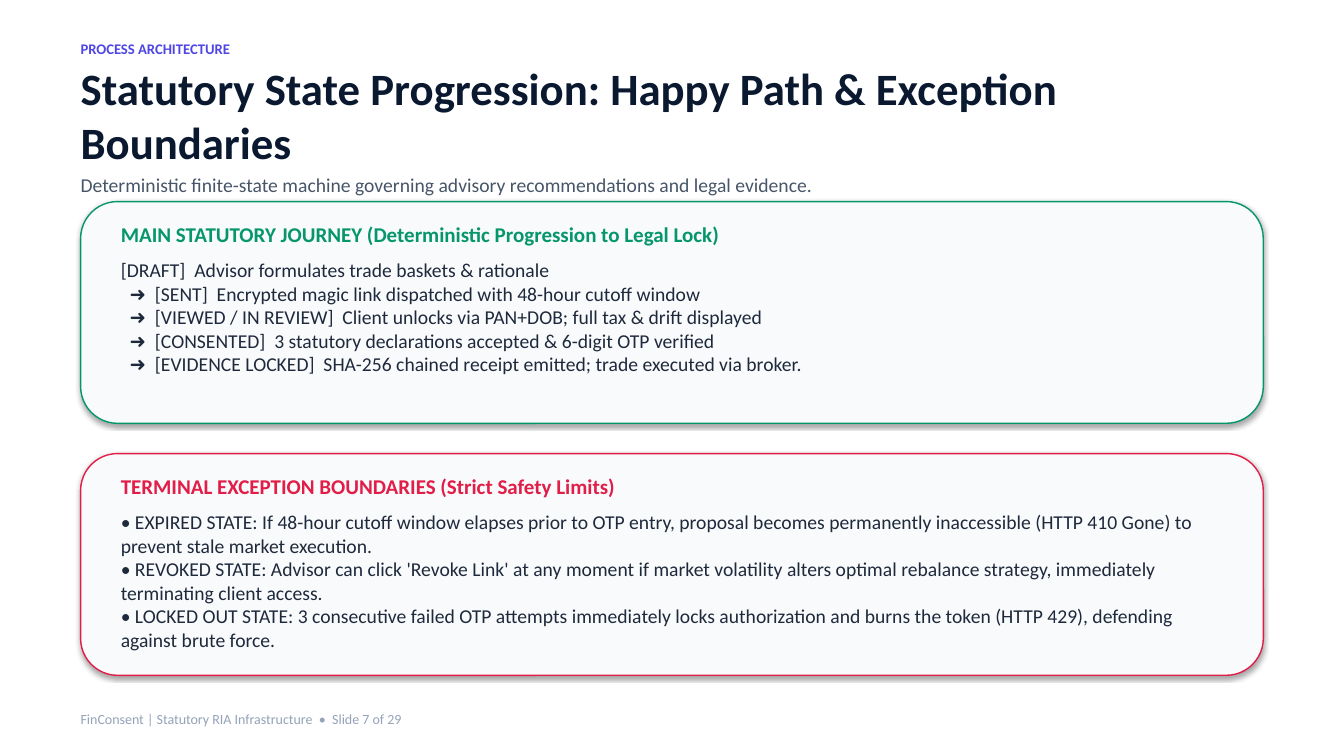
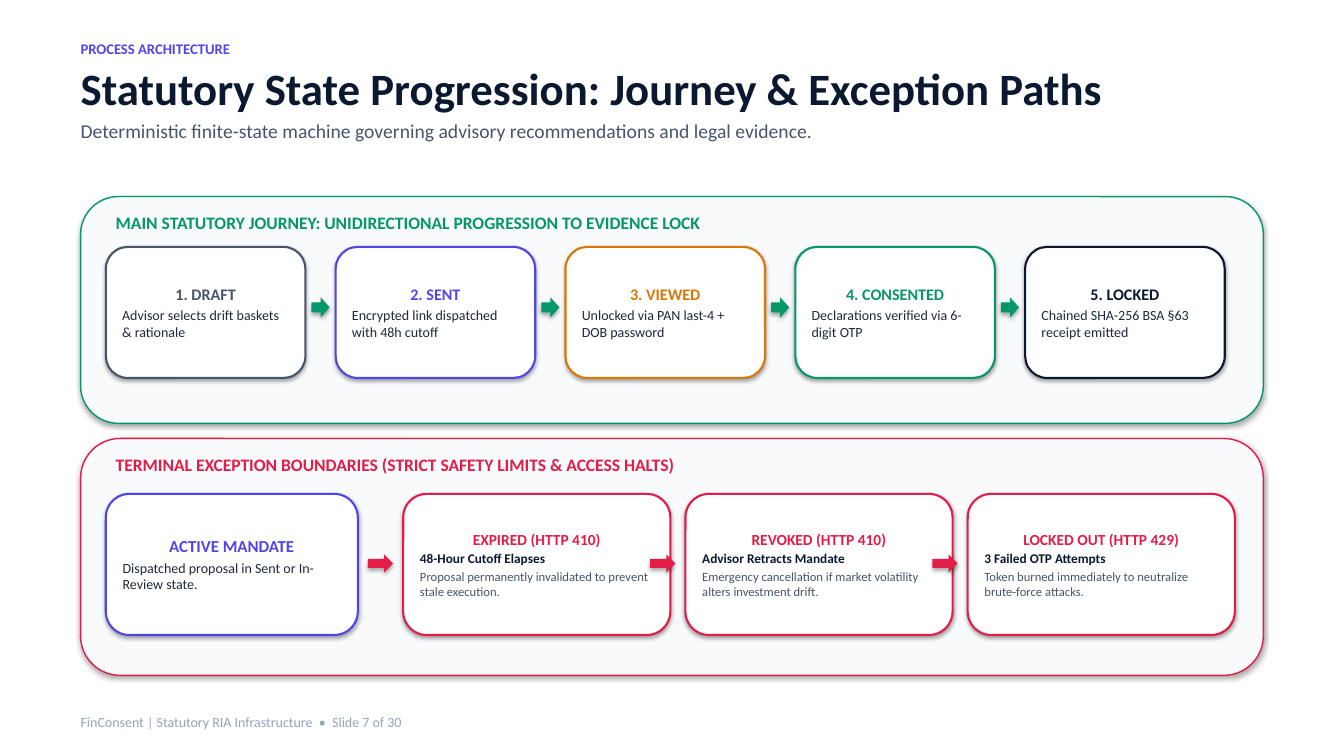
Before and after one commit to AtharvaSDeshpande/FinConsent, a slide deck: slide 7 of FinConsent-Client-Presentation.pptx. Drawn at 1344x756 pixels with LibreOffice and Linux fonts; fonts in the diff are those of the drawing. Boxes give left, top, right and bottom in pixels: in the first picture for what was removed or moved away, otherwise in the second. Text is boxed around its words. In the diff, an @@ line names an element or a change of style, - is before the commit and + after.

```diff
--- a/FinConsent-Client-Presentation.pptx
+++ b/FinConsent-Client-Presentation.pptx
@@ text at bbox=[81, 73, 1101, 113]: text changed @@
-Statutory State Progression: Happy Path & Exception Boundaries
+Statutory State Progression: Journey & Exception Paths
@@ rounded rectangle: place and size @@
-rounded rectangle at bbox=[81, 202, 1263, 423]
+rounded rectangle at bbox=[81, 197, 1263, 423]
@@ text at bbox=[116, 217, 700, 229]: text changed; size 14 to 12.5 pt; text colour #1E293B to #059669; bold on @@
-MAIN STATUTORY JOURNEY (Deterministic Progression to Legal Lock)
-[DRAFT] Advisor formulates trade baskets & rationale
-➜ [SENT] Encrypted magic link dispatched with 48-hour cutoff window
-➜ [VIEWED / IN REVIEW] Client unlocks via PAN+DOB; full tax & drift displayed
-➜ [CONSENTED] 3 statutory declarations accepted & 6-digit OTP verified
-➜ [EVIDENCE LOCKED] SHA-256 chained receipt emitted; trade executed via broker.
+MAIN STATUTORY JOURNEY: UNIDIRECTIONAL PROGRESSION TO EVIDENCE LOCK
@@ rounded rectangle added at bbox=[106, 247, 306, 378], fill #FFFFFF, outline #475569 1.5 pt, 10 pt, text #1E293B @@
+1. DRAFT
+Advisor selects drift baskets & rationale
@@ rounded rectangle added at bbox=[336, 247, 535, 378], fill #FFFFFF, outline #4F46E5 1.5 pt, 10 pt, text #1E293B @@
+2. SENT
+Encrypted link dispatched with 48h cutoff
@@ rounded rectangle added at bbox=[566, 247, 765, 378], fill #FFFFFF, outline #D97706 1.5 pt, 10 pt, text #1E293B @@
+3. VIEWED
+Unlocked via PAN last-4 + DOB password
@@ rounded rectangle added at bbox=[796, 247, 995, 378], fill #FFFFFF, outline #059669 1.5 pt, 10 pt, text #1E293B @@
+4. CONSENTED
+Declarations verified via 6-digit OTP
@@ rounded rectangle added at bbox=[1025, 247, 1225, 378], fill #FFFFFF, outline #0A192F 1.5 pt, 10 pt, text #1E293B @@
+5. LOCKED
+Chained SHA-256 BSA §63 receipt emitted
@@ right arrow added at bbox=[312, 297, 330, 318], fill #059669 @@
@@ right arrow added at bbox=[541, 297, 560, 318], fill #059669 @@
@@ right arrow added at bbox=[771, 297, 789, 318], fill #059669 @@
@@ right arrow added at bbox=[1001, 297, 1019, 318], fill #059669 @@
@@ rounded rectangle: place and size @@
-rounded rectangle at bbox=[81, 454, 1263, 676]
+rounded rectangle at bbox=[81, 439, 1263, 676]
@@ text added at bbox=[116, 458, 674, 474], 12.5 pt, text #E11D48, bold @@
+TERMINAL EXCEPTION BOUNDARIES (STRICT SAFETY LIMITS & ACCESS HALTS)
@@ text removed at bbox=[121, 478, 1192, 651] @@
-TERMINAL EXCEPTION BOUNDARIES (Strict Safety Limits)
-• EXPIRED STATE: If 48-hour cutoff window elapses prior to OTP entry, proposal becomes permanently inaccessible (HTTP 410 Gone) to prevent stale market execution.
-• REVOKED STATE: Advisor can click 'Revoke Link' at any moment if market volatility alters optimal rebalance strategy, immediately terminating client access.
-• LOCKED OUT STATE: 3 consecutive failed OTP attempts immediately locks authorization and burns the token (HTTP 429), defending against brute force.
@@ rounded rectangle added at bbox=[106, 494, 358, 635], fill #FFFFFF, outline #4F46E5 1.5 pt, 10 pt, text #1E293B @@
+ACTIVE MANDATE
+Dispatched proposal in Sent or In-Review state.
@@ rounded rectangle added at bbox=[403, 494, 670, 635], fill #FFFFFF, outline #E11D48 1.5 pt, 9 pt, text #475569 @@
+EXPIRED (HTTP 410)
+48-Hour Cutoff Elapses
+Proposal permanently invalidated to prevent stale execution.
@@ rounded rectangle added at bbox=[686, 494, 953, 635], fill #FFFFFF, outline #E11D48 1.5 pt, 9 pt, text #475569 @@
+REVOKED (HTTP 410)
+Advisor Retracts Mandate
+Emergency cancellation if market volatility alters investment drift.
@@ rounded rectangle added at bbox=[968, 494, 1235, 635], fill #FFFFFF, outline #E11D48 1.5 pt, 9 pt, text #475569 @@
+LOCKED OUT (HTTP 429)
+3 Failed OTP Attempts
+Token burned immediately to neutralize brute-force attacks.
@@ right arrow added at bbox=[368, 555, 393, 573], fill #E11D48 @@
@@ right arrow added at bbox=[650, 555, 676, 573], fill #E11D48 @@
@@ right arrow added at bbox=[933, 555, 958, 573], fill #E11D48 @@
@@ text at bbox=[81, 717, 401, 729]: text changed @@
-FinConsent | Statutory RIA Infrastructure • Slide 7 of 29
+FinConsent | Statutory RIA Infrastructure • Slide 7 of 30
```
Also in this commit, not shown: 28 other slides changed, 1 slide added, 27 other files.
